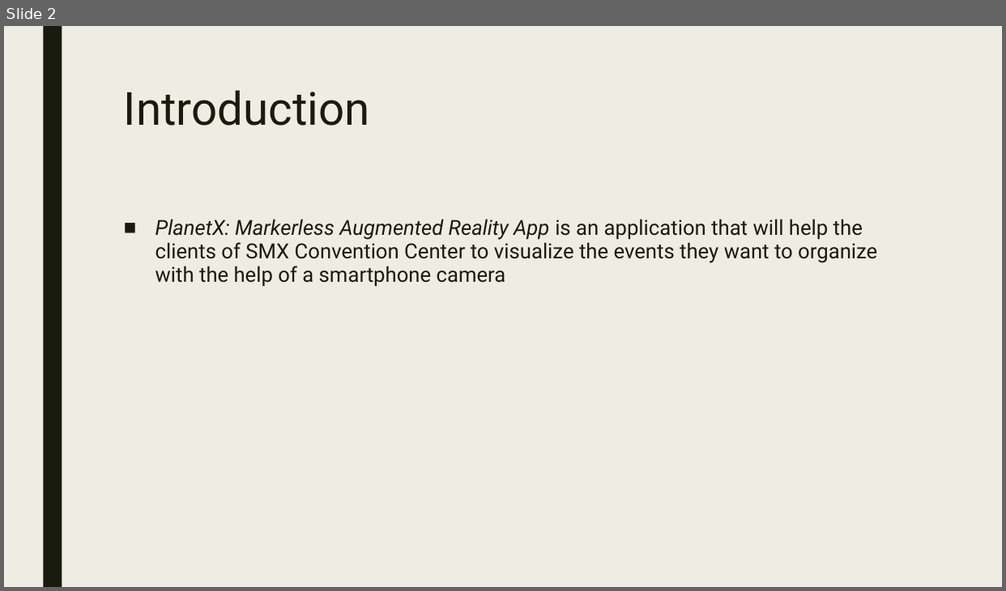
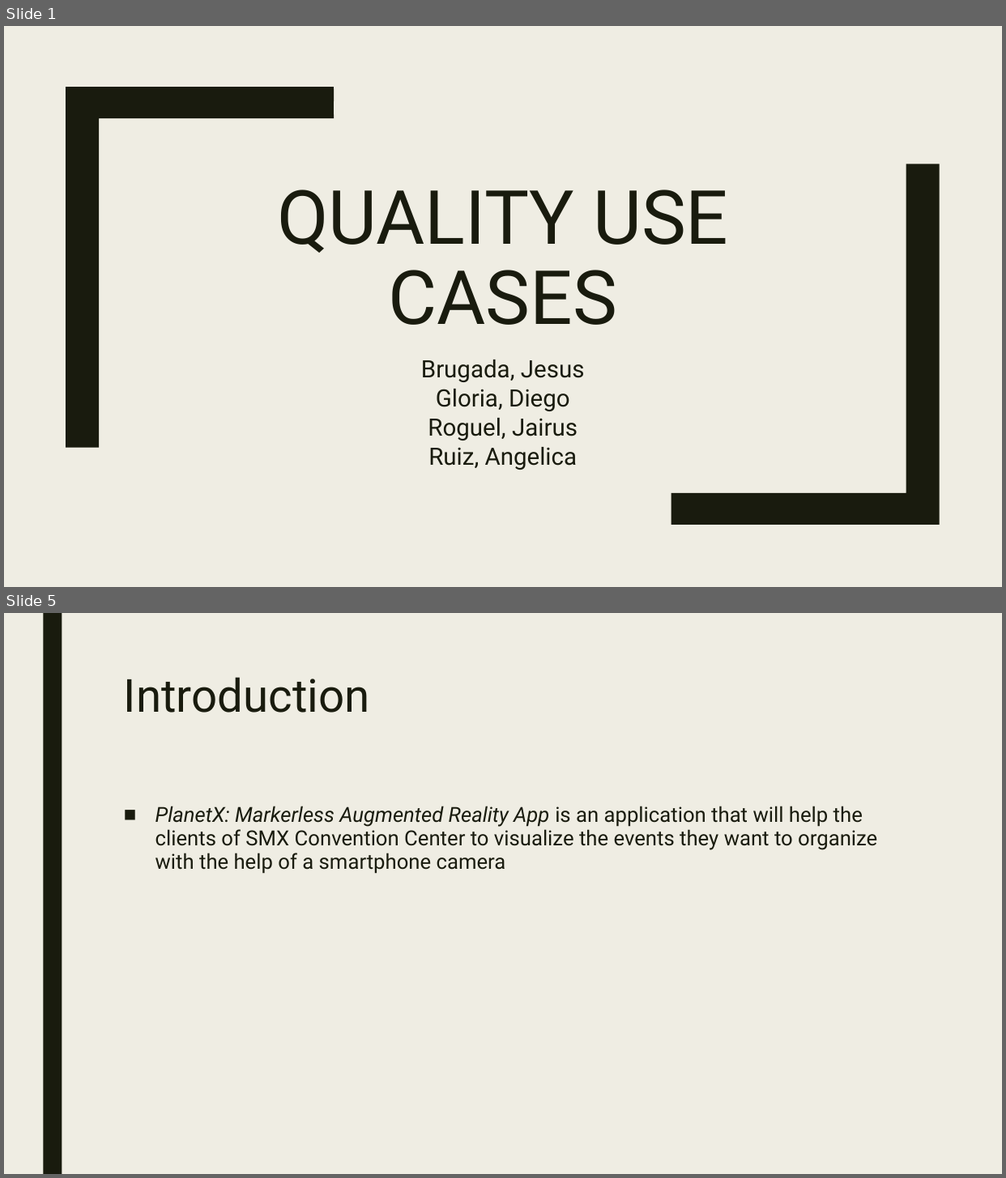
Before and after one commit to asruiz/Quality-Survey-Data-Analysis-System, a slide deck: Documentation/Test Plan/Quality_BrugadaGloriaRoguelRuiz.pptx. Shown one above the other, each under a label of ours: slide 2 before the commit, slides 1 and 5 after it; the slides between them are not shown. The pictures are 1006x591 and 1006x1178 pixels, drawn with LibreOffice and Linux fonts; fonts in the diff are those of the drawing. Boxes give left, top, right and bottom in pixels: in the first picture for what was removed or moved away, otherwise in the second. Text is boxed around its words. In the diff, an @@ line names an element or a change of style, - is before the commit and + after.

Commit message:
Updated the Quality Test Plan
Changes due to additional test cases and presentation of github commits

```diff
--- a/Documentation/Test Plan/Quality_BrugadaGloriaRoguelRuiz.pptx
+++ b/Documentation/Test Plan/Quality_BrugadaGloriaRoguelRuiz.pptx
@@ slide 1 added at (4,26,1002,587), background #EFEDE3 @@
@@ freeform shape added at (66,87,334,447), fill #191B0E @@
@@ freeform shape added at (671,164,940,525), fill #191B0E @@
@@ title added at (277,190,728,325), 72 pt, text #191B0E @@
+QUALITY USE CASES
@@ subtitle added at (421,360,585,470), 23 pt, text #191B0E @@
+Brugada, Jesus
+Gloria, Diego
+Roguel, Jairus
+Ruiz, Angelica
@@ what was slide 2 is now slide 5 @@
```
Also in this commit, not shown: 6 slides changed, 4 other slides added, 1 slide removed.
